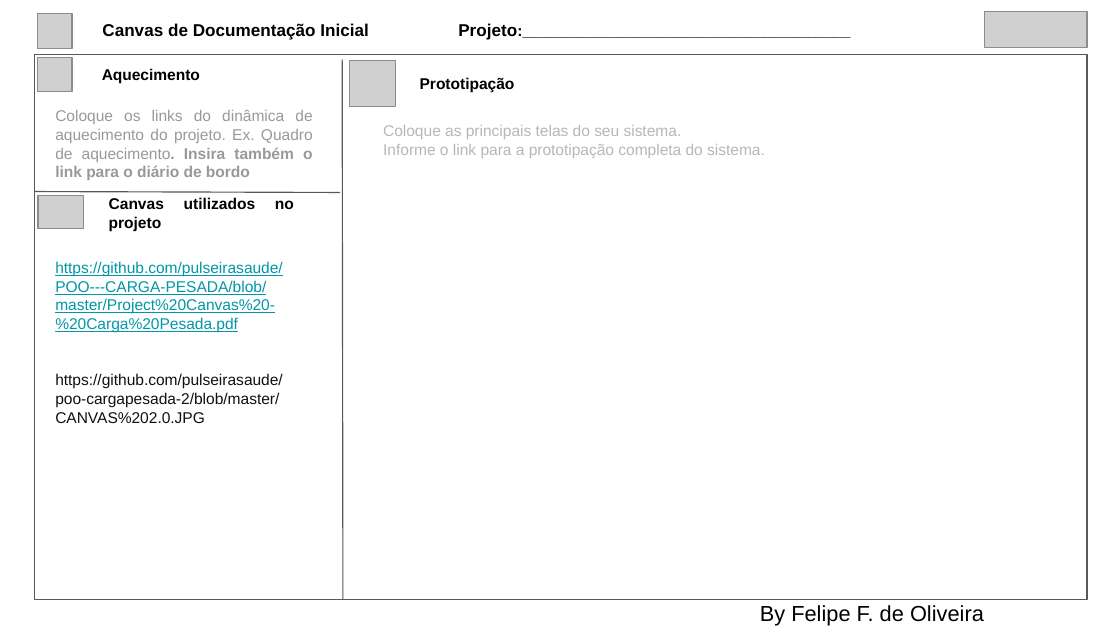
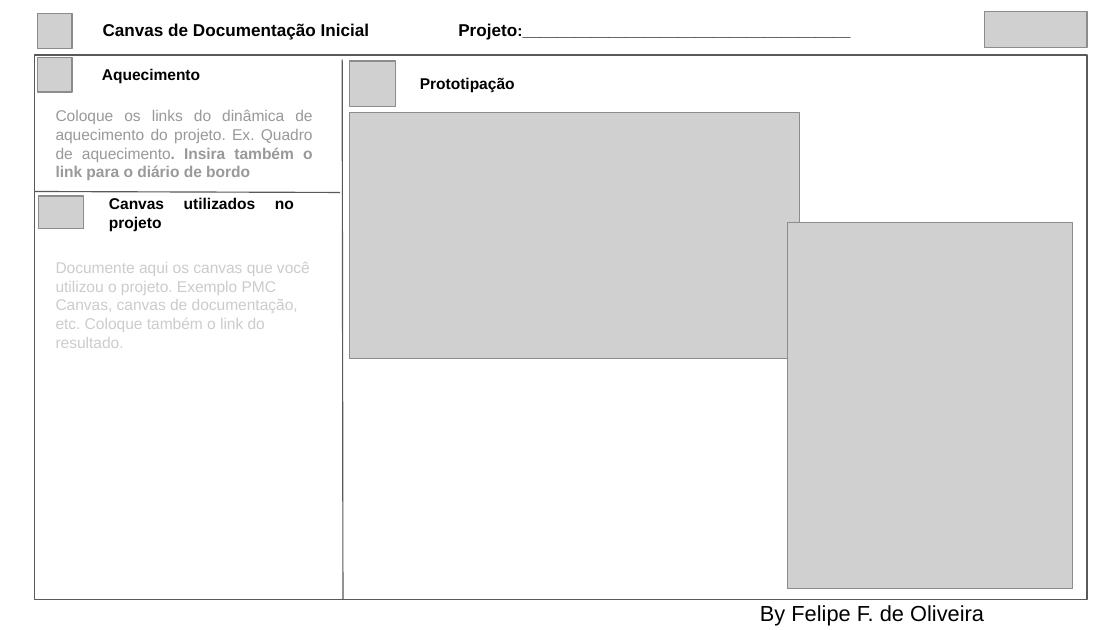
Before and after one commit to pulseirasaude/PS2019-1, a slide deck: slide 2 of Canvas Documentação de Projeto.pptx. Drawn at 1120x630 pixels with LibreOffice and Linux fonts; fonts in the diff are those of the drawing; grey boxes stand for pictures. Boxes give left, top, right and bottom in pixels: in the first picture for what was removed or moved away, otherwise in the second. Text is boxed around its words. In the diff, an @@ line names an element or a change of style, - is before the commit and + after.

```diff
--- a/Canvas Documentação de Projeto.pptx
+++ b/Canvas Documentação de Projeto.pptx
@@ rectangle at box(35, 55, 1088, 599): outline #595959 0.74 pt to #595959 0.75 pt @@
@@ freeform shape removed at box(343, 59, 344, 599) @@
@@ line added from (343, 59) to (343, 599), #595959 0.75 pt @@
@@ picture added at box(349, 113, 799, 358) @@
@@ text removed at box(383, 125, 765, 158) @@
-Coloque as principais telas do seu sistema.
-Informe o link para a prototipação completa do sistema.
@@ freeform shape removed at box(35, 192, 340, 193) @@
@@ line added from (35, 192) to (340, 193), #595959 0.75 pt @@
@@ picture added at box(787, 222, 1072, 588) @@
@@ text removed at box(55, 261, 282, 423) @@
-https://github.com/pulseirasaude/POO---CARGA-PESADA/blob/master/Project%20Canvas%20-%20Carga%20Pesada.pdf
-https://github.com/pulseirasaude/poo-cargapesada-2/blob/master/CANVAS%202.0.JPG
@@ text added at box(56, 262, 310, 348), 10 pt, text #CCCCCC @@
+Documente aqui os canvas que você utilizou o projeto. Exemplo PMC Canvas, canvas de documentação, etc. Coloque também o link do resultado.
```
Also in this commit, not shown: 1 other slide changed, 3 slides added, 2 slides removed.
